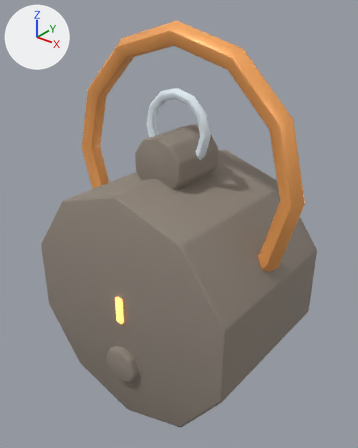
Before and after pictures for a commit that changed the Blender file assets-source/blender/buildings/furnace.blend.
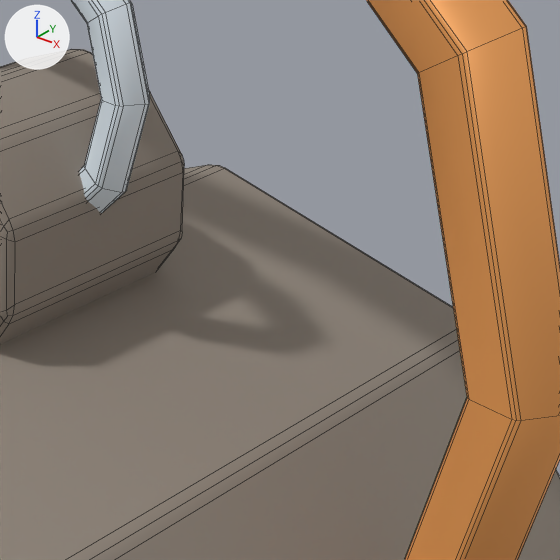
Each version appears first whole from a 50 mm camera at (4.18, -5.19, 5.17) aimed at (0.03, 0.0, 1.95), and next in a close-up on the part from 50% to 84% of the width and 25% to 53% of the height. Every picture has the same lights, and +X, +Y and +Z are marked at upper left. The last two pictures show the newer version. The close-ups show mesh edges as thin lines.

The older version as bpy lines, for what is in view:
```python
me_cylinder_087 = bpy.data.meshes.new('Cylinder.087')
me_cylinder_087.from_pydata(...)  # a 10-sided cylinder along z spanning x -1.71..1.71, y -1.8..1.8, z -1.25..1.25
me_cylinder_087.polygons.foreach_set('use_smooth', [True] * 12)
me_cylinder_087.materials.append(mat_mat_furnace_stone)  # grey #90867c
me_torus_051 = bpy.data.meshes.new('Torus.051')
me_torus_051.from_pydata(...)  # 60 vertices, 60 faces; spans x -1.96..1.96, y -1.96..1.96, z -0.15..0.15
me_torus_051.polygons.foreach_set('use_smooth', [True] * 60)
me_torus_051.materials.append(mat_mat_furnace_accent)  # orange #ffad61
me_torus_054 = bpy.data.meshes.new('Torus.054')
me_torus_054.from_pydata(...)  # 60 vertices, 60 faces; spans x -0.56..0.56, y -0.56..0.56, z -0.076..0.076
me_torus_054.polygons.foreach_set('use_smooth', [True] * 60)
me_torus_054.materials.append(mat_mat_furnace_snow)  # white #e7f3fd
ob_chimneycap = bpy.data.objects.new('chimneyCap', me_torus_054)
ob_chimneycap.parent = ob_furnaceroot
ob_chimneycap.location = (0.0, 3.38, 0.0)
_m = ob_chimneycap.modifiers.new('soft bevel', 'BEVEL')
_m.width = 0.015
_m.width_pct = 0.015
_m.segments = 2
ob_furnacebody = bpy.data.objects.new('furnaceBody', me_cylinder_087)
ob_furnacebody.parent = ob_furnaceroot
ob_furnacebody.location = (0.0, 1.0, 0.0)
_m = ob_furnacebody.modifiers.new('soft bevel', 'BEVEL')
_m.width = 0.035
_m.width_pct = 0.035
_m.segments = 2
ob_furnacecrown = bpy.data.objects.new('furnaceCrown', me_torus_051)
ob_furnacecrown.parent = ob_furnaceroot
ob_furnacecrown.location = (0.0, 2.8, 0.0)
_m = ob_furnacecrown.modifiers.new('soft bevel', 'BEVEL')
_m.width = 0.015
_m.width_pct = 0.015
_m.segments = 2
# also in view: 'chimney' at (0.0, 0.0, 2.95)
```
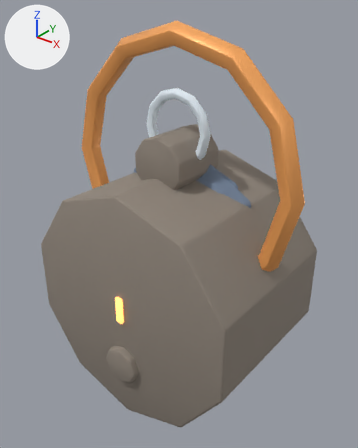
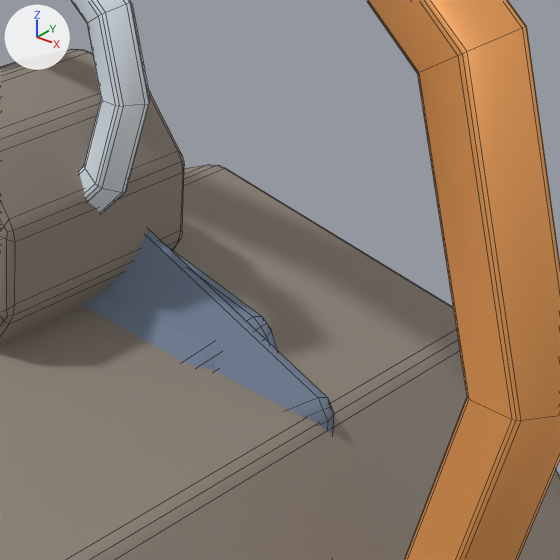
Boxes (x1, y1, x2, y2) around the edits, measured in the close-ups (560 x 560 px):
'LOD2_PROXY_cap', added
    after: (99, 230, 334, 433)
'LOD1_PROXY_cap', added
    after: (84, 246, 277, 370)

Edits to the bpy script that builds the scene:
```text
Add mat_mat_lodproxy:
    mat_mat_lodproxy = principled_material('MAT_LODProxy')
    mat_mat_lodproxy.base_color = (0.18, 0.24, 0.34)  # greyish blue #76869e
    mat_mat_lodproxy.metallic = 0.05
    mat_mat_lodproxy.roughness = 0.92
Add me_cone_028:
    me_cone_028.from_pydata(...)  # a 6-sided cut cone along z (radius 1.28 at the low end, 0.56 at the high end) spanning x -1.11..1.11, y -1.28..1.28, z -0.25..0.25
    me_cone_028.polygons.foreach_set('use_smooth', [True] * 8)
    me_cone_028.materials.append(mat_mat_lodproxy)  # greyish blue #76869e
Add me_cone_027:
    me_cone_027.from_pydata(...)  # an 8-sided cut cone along z (radius 1.15 at the low end, 0.7 at the high end) spanning x -1.15..1.15, y -1.15..1.15, z -0.32..0.32
    me_cone_027.polygons.foreach_set('use_smooth', [True] * 10)
    me_cone_027.materials.append(mat_mat_lodproxy)  # greyish blue #76869e
Add ob_lod2_proxy_cap:
    ob_lod2_proxy_cap = bpy.data.objects.new('LOD2_PROXY_cap', me_cone_028)
    ob_lod2_proxy_cap.parent = ob_lod2
    ob_lod2_proxy_cap.location = (0.0, 1.88, 0.0)
    _m = ob_lod2_proxy_cap.modifiers.new('soft bevel', 'BEVEL')
    _m.width = 0.04
    _m.width_pct = 0.04
    _m.segments = 2
Add ob_lod1_proxy_cap:
    ob_lod1_proxy_cap = bpy.data.objects.new('LOD1_PROXY_cap', me_cone_027)
    ob_lod1_proxy_cap.parent = ob_lod1
    ob_lod1_proxy_cap.location = (0.0, 1.88, 0.0)
    _m = ob_lod1_proxy_cap.modifiers.new('soft bevel', 'BEVEL')
    _m.width = 0.04
    _m.width_pct = 0.04
    _m.segments = 2
```
